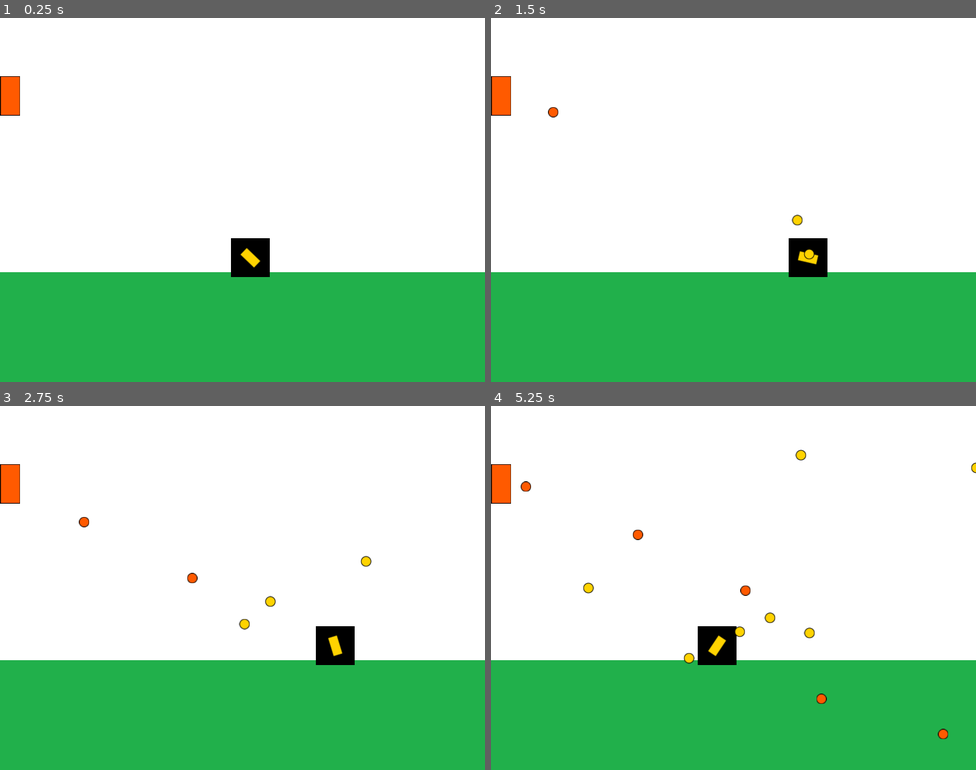
Above: before the commit, frames 1-4 (two rows, left to right).
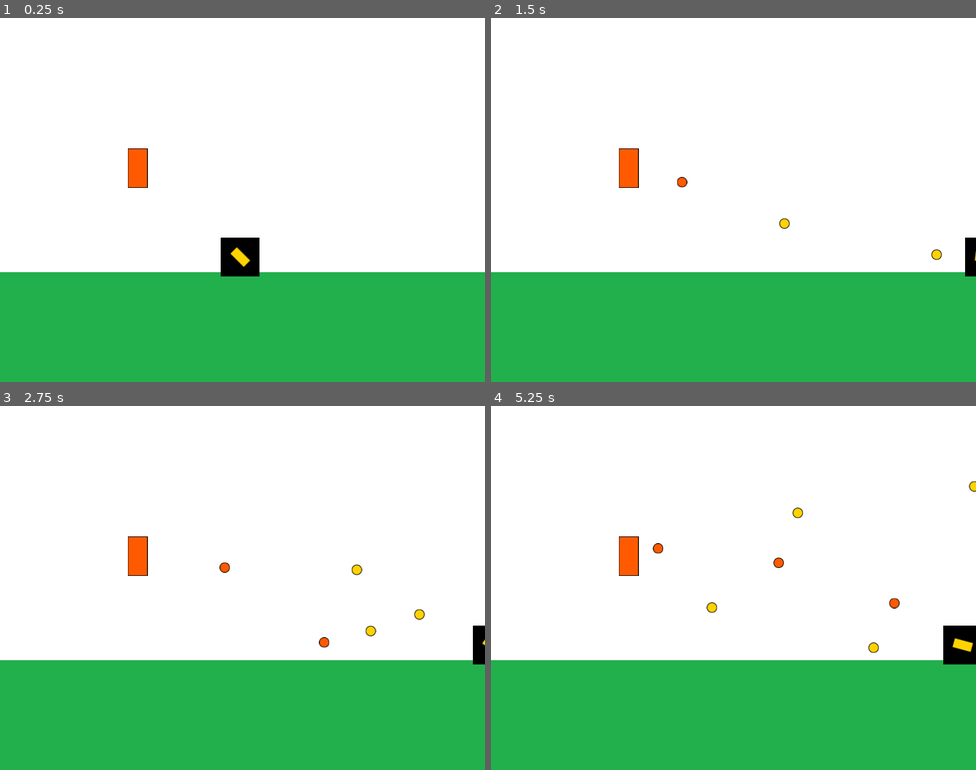
Above: after the commit, the same moments.

Repository: vqzmariana/entregas-ipv-velazquez-mariana
Game: Godot game, scene res://Main.tscn
Same seed, same stepped clock (60 frames per second), same inputs: the game is played once before the commit and once after it.
Inputs (mouse positions are in pixels of both pictures, inside the frame that each line leads up to):
- Up to frame 1 (0.25 s): no input
- Up to frame 2 (1.5 s): tap Enter at 0.5 s; move the mouse to (840, 181) at 0.52 s; hold D (move_right) 0.53-1.28 s; click (840, 181) at 0.6 s; move the mouse to (636, 218) at 1.27 s; hold A (move_left) from 1.28 s (still down); click (636, 218) at 1.35 s
- Up to frame 3 (2.75 s): move the mouse to (291, 507) at 2.02 s; release A (move_left) at 2.03 s; hold D (move_right) from 2.03 s (still down); click (291, 507) at 2.1 s
- Up to frame 4 (5.25 s): move the mouse to (709, 660) at 2.77 s; click (709, 660) at 2.85 s; move the mouse to (879, 642) at 3.52 s; release D (move_right) at 3.53 s; hold A (move_left) from 3.53 s (still down); click (879, 642) at 3.6 s; move the mouse to (588, 533) at 4.27 s; click (588, 533) at 4.35 s; move the mouse to (757, 588) at 5.02 s; click (757, 588) at 5.1 s

The runs differ from the first frame. In frame 1, 1.6% of the frame differs, in the area x 0-56%, y 16-72%; in frame 2, 2.3%; in frame 3, 2.5%; in frame 4, 3.4%, in the area x 0-100%, y 12-92%.

Commit message:
se agrega calculo mruv, TurretBuilder

Diff:
--- a/entrega-2-velazquez-mariana/Main.gd
+++ b/entrega-2-velazquez-mariana/Main.gd
@@ -2,4 +2,5 @@
 
 func _ready():
 	$Player.set_projectile_container(self)
-	$Turret.set_values($Player, self)
+#	$Turret.set_values($Player, self)
+	$TurretBuilder.set_values($Player, self)
--- a/entrega-2-velazquez-mariana/Main.tscn
+++ b/entrega-2-velazquez-mariana/Main.tscn
@@ -1,10 +1,11 @@
-[gd_scene load_steps=6 format=2]
+[gd_scene load_steps=7 format=2]
 
 [ext_resource path="res://entities/player/Player.tscn" type="PackedScene" id=1]
 [ext_resource path="res://assets/textures/background.png" type="Texture" id=2]
 [ext_resource path="res://assets/textures/floor.png" type="Texture" id=3]
 [ext_resource path="res://Main.gd" type="Script" id=4]
 [ext_resource path="res://entities/enemies/Turret.tscn" type="PackedScene" id=5]
+[ext_resource path="res://entities/enemies/TurretBuilder.tscn" type="PackedScene" id=6]
 
 [node name="Main" type="Node"]
 script = ExtResource( 4 )
@@ -29,7 +30,8 @@
 }
 
 [node name="Player" parent="." instance=ExtResource( 1 )]
-position = Vector2( 413.003, 395.272 )
+position = Vector2( 396.354, 394.083 )
 
-[node name="Turret" parent="." instance=ExtResource( 5 )]
-position = Vector2( 16.9897, 128.367 )
+[node name="TurretBuilder" parent="." instance=ExtResource( 6 )]
+turret_scene = ExtResource( 5 )
+amount = 1.0
--- a/entrega-2-velazquez-mariana/entities/AbstractProjectile.gd
+++ b/entrega-2-velazquez-mariana/entities/AbstractProjectile.gd
@@ -8,6 +8,7 @@
 
 func _ready():
 	set_physics_process(false)
+	$ExitNotifier.connect("screen_exited", self, "_on_projectile_screen_exited")
 
 func _physics_process(delta):
 	position += self.direction*speed*delta
@@ -20,4 +21,9 @@
 
 
 func _on_Timer_timeout():
+	pass
+	#emit_signal("delete_requested", self)
+
+
+func _on_projectile_screen_exited():
 	emit_signal("delete_requested", self)
--- a/entrega-2-velazquez-mariana/entities/AbstractProjectile.tscn
+++ b/entrega-2-velazquez-mariana/entities/AbstractProjectile.tscn
@@ -8,4 +8,4 @@
 [node name="Timer" type="Timer" parent="."]
 one_shot = true
 
-[connection signal="timeout" from="Timer" to="." method="_on_Timer_timeout"]
+[node name="ExitNotifier" type="VisibilityNotifier2D" parent="."]
--- a/entrega-2-velazquez-mariana/entities/enemies/Turret.gd
+++ b/entrega-2-velazquez-mariana/entities/enemies/Turret.gd
@@ -1,10 +1,10 @@
 extends Sprite
+class_name Turret
 
 export (PackedScene) var projectile_scene: PackedScene
 onready var fire_pos:Position2D = $FirePosition
 var projectile_container: Node
 var player
-
 
 func set_values(player:Sprite, projectile_container:Node):
 	self.player = player
@@ -22,5 +22,6 @@
 	projectile.connect("delete_requested", self, "_on_projectile_delete_requested")
 
 func _on_projectile_delete_requested(projectile:Projectile):
+#	print("bye from turret")
 	projectile_container.remove_child(projectile)
 	projectile.queue_free()
--- /dev/null
+++ b/entrega-2-velazquez-mariana/entities/enemies/TurretBuilder.gd
@@ -0,0 +1,32 @@
+extends Node2D
+
+export (PackedScene) var turret_scene: PackedScene
+export (float) var amount: float
+
+var turret_container:Node
+var player: Sprite
+var min_distance: float = 25
+var screen_size
+
+func set_values(aplayer:Sprite, container:Node):
+	self.turret_container = container
+	self.player = aplayer
+	self.screen_size = get_viewport_rect().size # size de pantalla
+
+	for _i in range(self.amount):
+		self.createTurret()
+
+
+func createTurret():
+	randomize()
+	var pos_x = rand_range(min_distance, self.screen_size.x)
+	randomize()
+	var pos_y = rand_range(min_distance, player.position.y-(min_distance*5) )
+
+	var newPos:Vector2 = Vector2(pos_x, pos_y)
+	var newTurret:Turret = turret_scene.instance()
+	newTurret.position = newPos
+
+	# primero se agrega, luego se inicializa
+	turret_container.add_child(newTurret)
+	newTurret.set_values(self.player, self.turret_container)
--- /dev/null
+++ b/entrega-2-velazquez-mariana/entities/enemies/TurretBuilder.tscn
@@ -0,0 +1,7 @@
+[gd_scene load_steps=2 format=2]
+
+[ext_resource path="res://entities/enemies/TurretBuilder.gd" type="Script" id=1]
+
+[node name="TurretBuilder" type="Node2D"]
+script = ExtResource( 1 )
+amount = 3.0
--- a/entrega-2-velazquez-mariana/entities/player/Cannon.gd
+++ b/entrega-2-velazquez-mariana/entities/player/Cannon.gd
@@ -12,5 +12,7 @@
 	projectile_inst.connect("delete_requested", self, "_on_projectile_delete_requested")
 
 func _on_projectile_delete_requested(projectile: Projectile):
+#	print("bye from cannon")
 	projectile_container.remove_child(projectile)
+#	call_deferred("remove_child", projectile)
 	projectile.queue_free()
--- a/entrega-2-velazquez-mariana/entities/player/Player.gd
+++ b/entrega-2-velazquez-mariana/entities/player/Player.gd
@@ -3,6 +3,11 @@
 onready var cannon:Sprite = $Cannon
 var projectile_container:Node
 var speed = 200 #Pixeles
+
+export (float) var Aceleracion:float = 20.0
+export (float) var Speed_limit:float = 600.0
+export (float) var Friction_weight:float = 0.1
+var velocity:Vector2 = Vector2.ZERO
 
 func _physics_process(delta):
 	# Manera optimizada
@@ -18,7 +23,15 @@
 	if Input.is_action_just_pressed("fire"):
 		cannon.fire()
 
-	position.x += direction_optimized * speed * delta
+	if(direction_optimized != 0):
+		# clamp limita el valor dentro de un rango dado: speed_limit ## suma velocidad -> sensacion de aceleracion
+		velocity.x = clamp((velocity.x + (direction_optimized*Aceleracion)), -Speed_limit, Speed_limit )
+	else:
+		# si no se mueve, frena segun peso
+		velocity.x = lerp(velocity.x, 0, Friction_weight) if abs(velocity.x) > 1 else 0
+
+	velocity.x += direction_optimized * speed * delta
+	position += velocity*delta
 
 func set_projectile_container(containet:Node):
 	cannon.projectile_container = containet
--- a/entrega-2-velazquez-mariana/project.godot
+++ b/entrega-2-velazquez-mariana/project.godot
@@ -13,9 +13,15 @@
 "class": "Projectile",
 "language": "GDScript",
 "path": "res://entities/AbstractProjectile.gd"
+}, {
+"base": "Sprite",
+"class": "Turret",
+"language": "GDScript",
+"path": "res://entities/enemies/Turret.gd"
 } ]
 _global_script_class_icons={
-"Projectile": ""
+"Projectile": "",
+"Turret": ""
 }
 
 [application]
